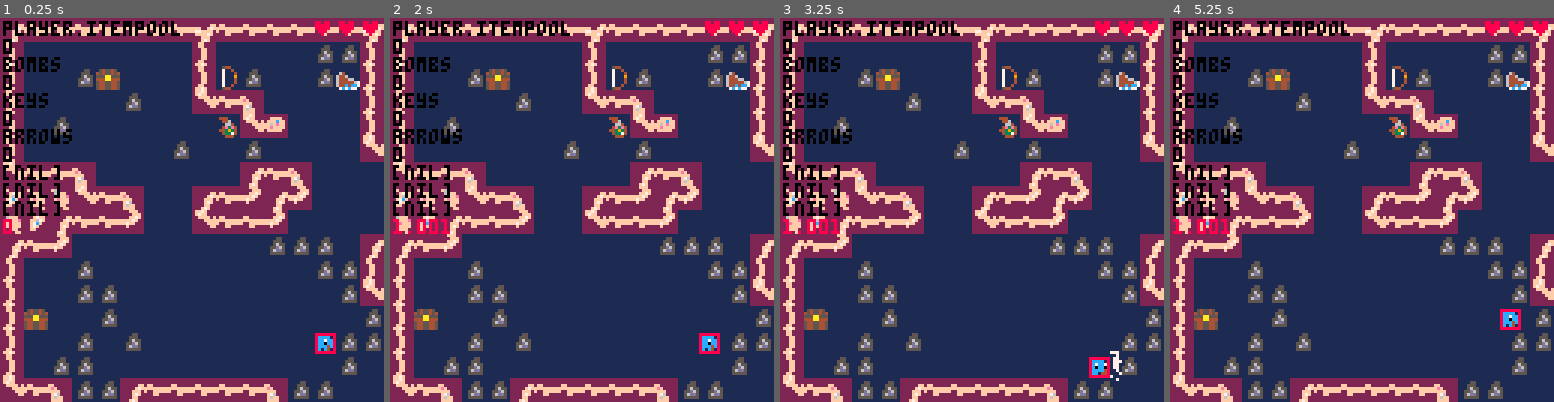
Above: before the commit, frames 1-4 (left to right).
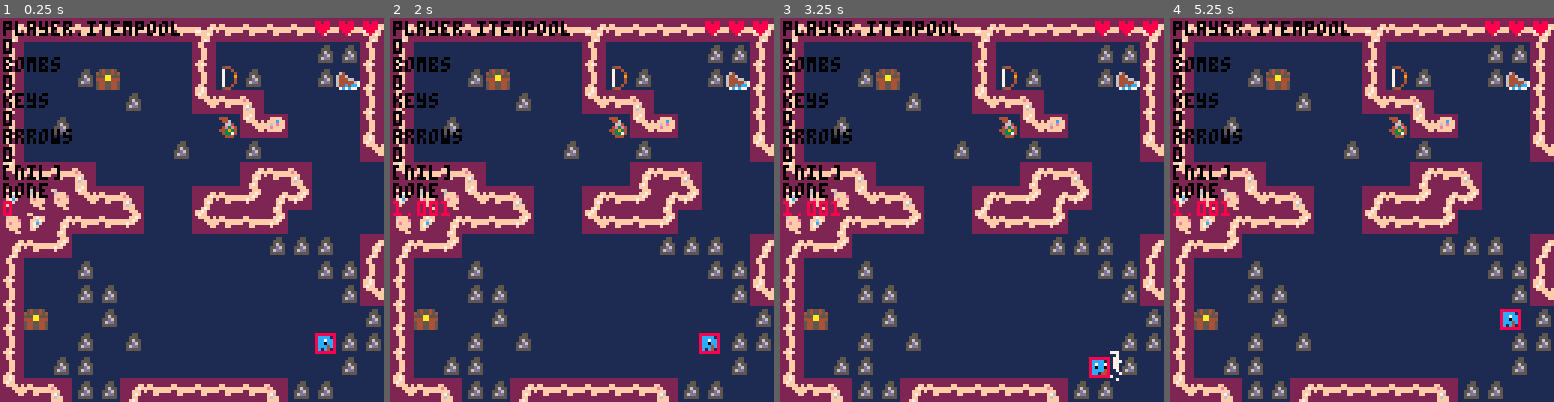
Above: after the commit, the same moments.

Repository: s-france/pico8GameS
Game: PICO-8 cartridge squid.p8
Same seed, same stepped clock (60 frames per second), same inputs: the game is played once before the commit and once after it.
Inputs:
- Up to frame 1 (0.25 s): no input
- Up to frame 2 (2 s): tap O (Z key) at 0.33, 0.7, 1.43 s; tap X (X key) at 1.07 s; hold Left from 1.97 s (still down); hold P2 Right from 1.97 s (still down)
- Up to frame 3 (3.25 s): tap X (X key) every 0.33 s from 2.07 to 3.07 s; tap O (Z key) at 2.22, 3.1 s; release Left at 2.37 s; release P2 Right at 2.37 s; hold Down 2.42-2.82 s; hold P2 Up 2.42-2.82 s; hold Right from 2.87 s (still down); hold P2 Left from 2.87 s (still down)
- Up to frame 4 (5.25 s): tap X (X key) every 0.33 s from 3.4 to 5.07 s; release Right at 3.53 s; release P2 Left at 3.53 s; hold Up 3.58-4.08 s; hold P2 Down 3.58-4.08 s; tap O (Z key) at 3.98, 4.87 s; hold Right 4.13-4.53 s; hold P2 Left 4.13-4.53 s; hold Down 4.58-5.08 s; hold P2 Up 4.58-5.08 s; hold Left from 5.13 s (still down); hold P2 Right from 5.13 s (still down)

The runs differ from the first frame. In frame 1, 0.5% of the frame differs, in the area x 0-16%, y 42-57%; in frame 2, 0.8%; in frame 3, 0.8%; in frame 4, 0.8%.

Commit message:
Update squid.p8
finished basic inventory management system!
Left to do:::
Add in Satchel Functionality,
Finish Sword functionality,
add in magnet/boomerang

Diff:
--- a/squid.p8
+++ b/squid.p8
@@ -35,6 +35,12 @@
 	[7] = {1,1,14,4,.5,.5,4,4,-2,2,.5,.5,.25} }
 
 	// global inventory flags? maybe?
+	global_items = {
+	["bombs"] = {use = use_bomb},
+	["bow"] = {use = use_bow}
+	}
+
+
 
 	music_var = 4
 	music(11)
@@ -96,8 +102,7 @@
 	print("arrows")
 	print(player.resources.arrows[1])
 	print(player.working_inventory[1])
-	print(player.working_inventory[2])
-		print(player.working_inventory[3])
+	print(player.slots[1])
 	foreach(hitboxes, draw_hitbox)
  print(mag)
 end
@@ -263,19 +268,18 @@
 	player.interaction = false
 	if ( btnp(5)) then
 		interact(player.face)
-		if ( player.interaction==false	 and player.resources.bombs[1]>0 ) then
-	 	player.resources.bombs[1] -= 1
-			add_bomb(player.mapposx,player.mapposy,player.x%128, player.y%128)
+		if ( player.interaction==false ) then
+	  use_item_in_slot(1)
  	end
  end
+
  //sword
 	if(btnp(4)) then
 		sword()
 	end
 
-	if (btnp(0,1) and player.itempool.bow[2] >= 1 and player.resources.arrows[1] > 0)  then
-		add_arrow(player.mapposx,player.mapposy,player.x%128,player.y%128)
-		player.resources.arrows[1] -= 1
+	if (btnp(0,1) ) then
+		use_item_in_slot(3)
 	end
 end
 
@@ -302,6 +306,28 @@
 	palt(1, true)
 	spr(player.sprite, player.x%128, player.y%128)
 	pal()
+end
+
+function use_item_in_slot(num)
+	for k,v in pairs(global_items) do
+	 if (k == player.slots[num]) then
+	 	global_items[k].use()
+	 end
+ end
+end
+
+function use_bomb()
+ if (player.resources.bombs[1]>0 ) then
+  add_bomb(player.mapposx,player.mapposy,player.x%128, player.y%128)
+  player.resources.bombs[1] -= 1
+	end
+end
+
+function use_bow()
+	if (player.itempool.bow[2] >= 1 and player.resources.arrows[1] > 0) then
+	 add_arrow(player.mapposx,player.mapposy,player.x%128,player.y%128)
+		player.resources.arrows[1] -= 1
+	end
 end
 
 -->8
@@ -733,27 +754,28 @@
 		if (player.working_inventory[x] == nil) then
 			menuitem(x+1, "empty")
 		else
-			menuitem(x+1, ""..player.working_inventory[x],additemtoslot(x))
+			menuitem(x+1, ""..player.working_inventory[x],function() additemtoslot(x) displayitem(x) end)
 		end
 	elseif (x>=4) then
 		if (player.working_inventory[x] == nil) then
 			menuitem(x-2, "empty")
 		else
-			menuitem(x-2, ""..player.working_inventory[x],additemtoslot(x))
+			menuitem(x-2, ""..player.working_inventory[x],function() additemtoslot(x) displayitem(x) end)
 		end
 	end
 	return true
 end
 
 function additemtoslot(x)
-	if (player.slotflag == 1) then
-		player.slots[1] = player.working_inventory[x]
-	elseif (player.slotflag == 2) then
-		player.slots[2] = player.working_inventory[x]
-	elseif (player.slotflag == 3) then
-	 player.slots[3] = player.working_inventory[x]
-	end
-end
+ for i = 1,3,1 do
+  if (player.slotflag == i) then
+   player.slots[i] = player.working_inventory[x]
+ 	end
+ end
+end
+
+
+
 -->8
 --player interaction functions
 
@@ -810,7 +832,9 @@
   			 mset((xtemp+xpm),(ytemp+ypm),24)
   			 j[1] += v[2]
   			 if (k=="bombs") then
-  			 	add(player.working_inventory,"bombs")
+  			  if (not contains(player.working_inventory,"bombs")) then
+  			 	 add(player.working_inventory,"bombs")
+  			 	end
   			 end
   			end
   		end
@@ -860,10 +884,11 @@
 				if temp == j[1] then
 		 		player.interaction = true
 	 			j[2] += 1
-	 			if((i == "bow") and (j[1] == 52)) then
-
-	 			elseif (i != "ice boots" )  then
-	 				add(player.working_inventory,i)
+
+	 		 if (i != "ice boots") then
+	 			 if (not contains(player.working_inventory,i)) then
+	 			  add(player.working_inventory,i)
+	 			 end
 	 			end
 	 			if (i == "bow") then
 	 				j[1] = 52
@@ -1119,7 +1144,14 @@
 	return mapposx, mapposy
 end
 
-
+function contains(table, element)
+  for key, value in pairs(table) do
+    if value == element then
+      return true
+    end
+  end
+  return false
+end
 -->8
 --arrows and bow
 // this tab contains code for
